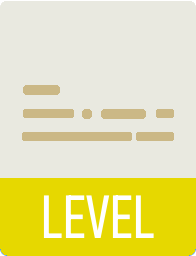
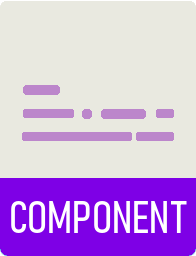
Revision of a layered 196×256 image; what changed, layer by layer:
added group "Component" with 3 layers above "Script" over <box>0,85,196,256</box>
added layer "bro #5" in group "Component" over <box>22,85,174,141</box>
added layer "texto #5" in group "Component" over <box>11,201,187,233</box>
added layer "img #5" in group "Component" over <box>0,85,196,256</box>
hid group "Scene" (3 layers) over <box>0,85,196,256</box>
painted on "texto #1" over <box>39,194,158,239</box>
